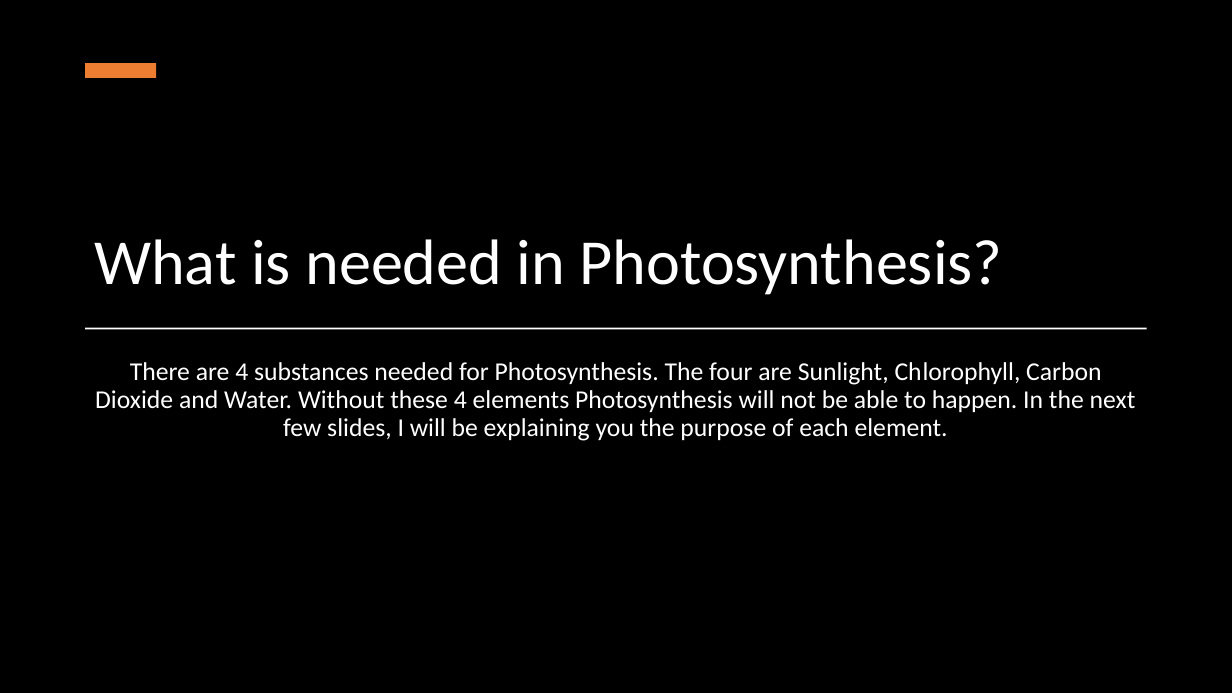
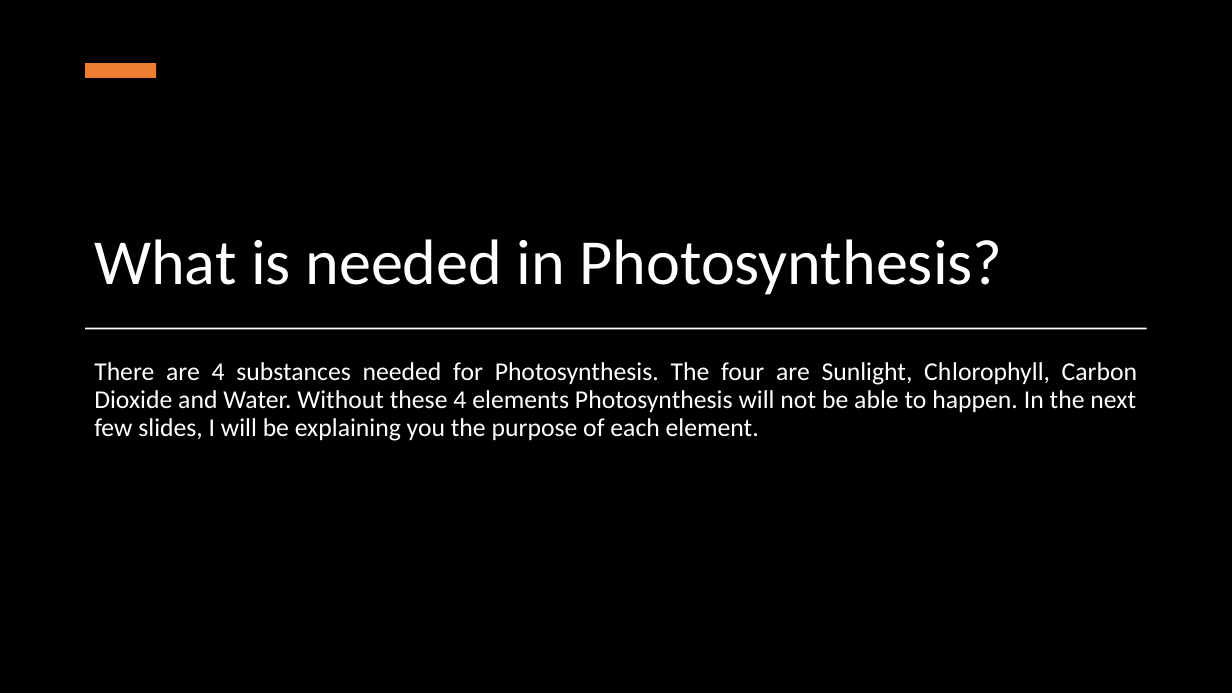
Before and after one commit to RamSamInspirerKids/homework5.github.io, a slide deck: slide 3 of Photosynthesis.pptx. Drawn at 1232x693 pixels with LibreOffice and Linux fonts; fonts in the diff are those of the drawing; background and template pictures are left out. Boxes give left, top, right and bottom in pixels: in the first picture for what was removed or moved away, otherwise in the second. Text is boxed around its words. In the diff, an @@ line names an element or a change of style, - is before the commit and + after.

```diff
--- a/Photosynthesis.pptx
+++ b/Photosynthesis.pptx
@@ text "There are 4 substances needed ..." at box(94, 362, 1137, 441): alignment centre to justified @@
```
Also in this commit, not shown: 6 other slides changed, 1 other file.
